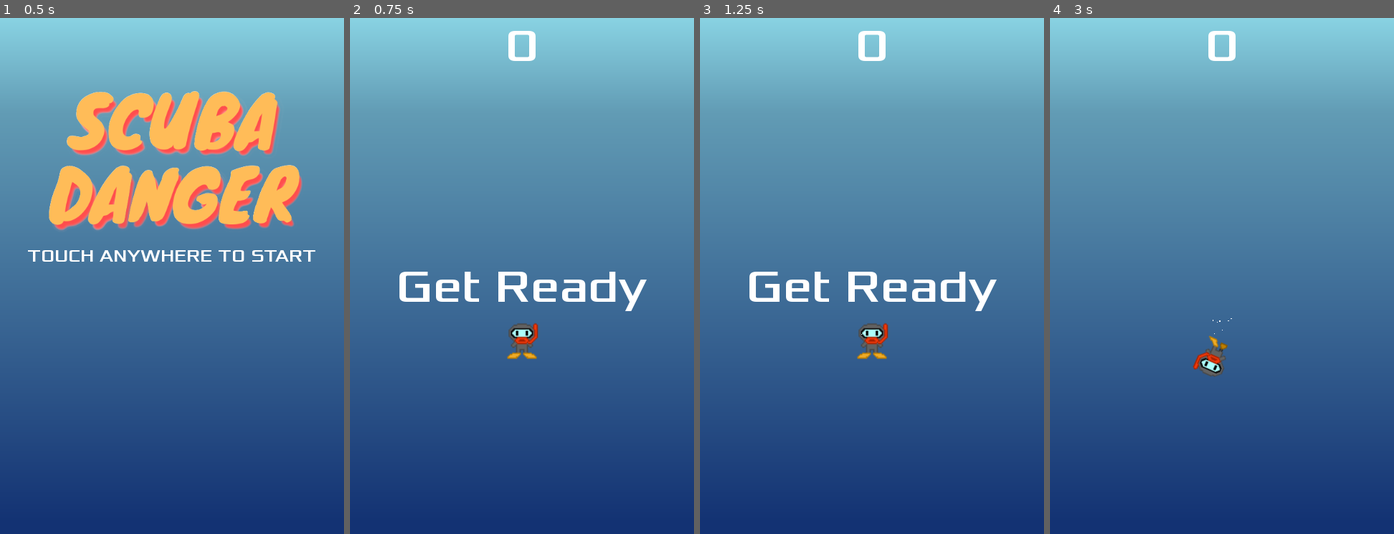
Above: before the commit, frames 1-4 (left to right).
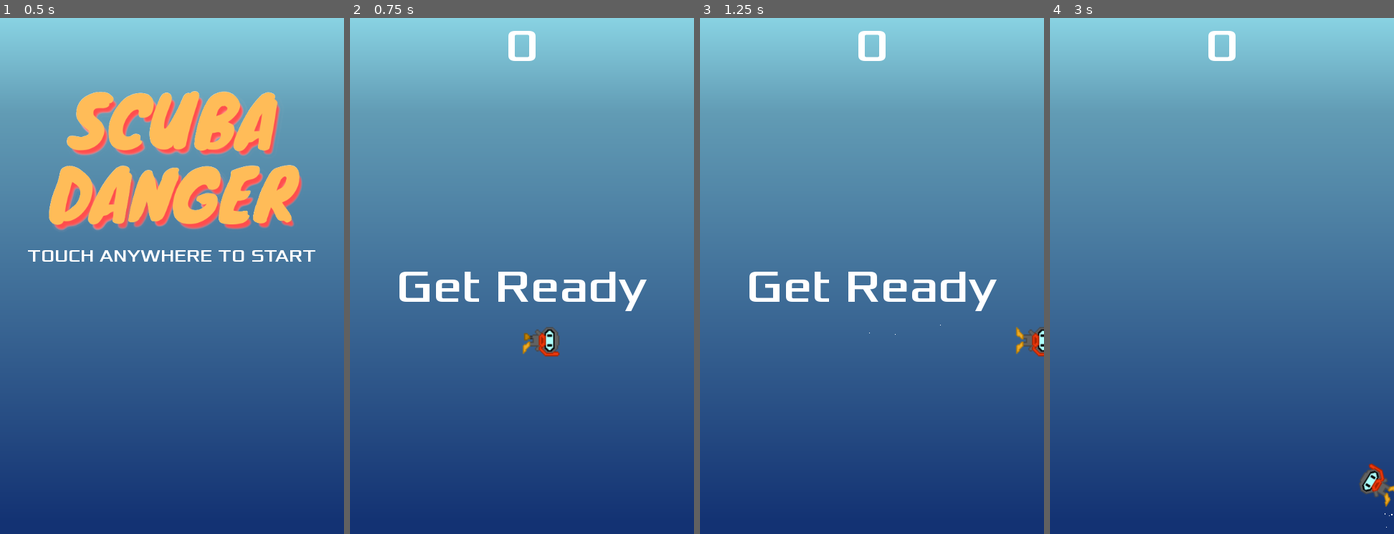
Above: after the commit, the same moments.

Repository: dhAlcojor/dodge
Game: Godot game, scene res://SplashScene.tscn
Same seed, same stepped clock (60 frames per second), same inputs: the game is played once before the commit and once after it.
Inputs (mouse positions are in pixels of both pictures, inside the frame that each line leads up to):
- Up to frame 1 (0.5 s): no input
- Up to frame 2 (0.75 s): tap Enter at 0.5 s; move the mouse to (597, 250) at 0.52 s; hold Right (ui_right) from 0.53 s (still down); click (597, 250) at 0.67 s
- Up to frame 3 (1.25 s): keep holding Right (ui_right)
- Up to frame 4 (3 s): move the mouse to (1153, 301) at 1.27 s; release Right (ui_right) at 1.28 s; hold Down (ui_down) 1.28-2.03 s; move the mouse to (1256, 162) at 2.02 s; hold Right (ui_right) 2.03-2.78 s; move the mouse to (1204, 379) at 2.77 s; hold Up (ui_up) from 2.78 s (still down); click (1204, 379) at 2.92 s

Frame 1 is identical in both runs. In frame 2, 0.8% of the frame differs, in the area x 45-62%, y 59-67%; in frame 3, 0.8%; in frame 4, 0.9%, in the area x 41-100%, y 58-99%.

Commit message:
Support both mouse clicks, screen touch or arrow keys to move the player

Diff:
--- a/Player.gd
+++ b/Player.gd
@@ -4,7 +4,7 @@
 
 export var speed = 400
 var screen_size
-var target = Vector2()
+var target = null
 
 
 # Called when the node enters the scene tree for the first time.
@@ -22,9 +22,22 @@
 func _process(delta):
   var velocity = Vector2()
 
+  if Input.is_action_pressed("ui_right"):
+    velocity.x += 1
+    $AnimatedSprite.rotation = PI / 2
+  if Input.is_action_pressed("ui_left"):
+    velocity.x -= 1
+    $AnimatedSprite.rotation = -PI / 2
+  if Input.is_action_pressed("ui_down"):
+    velocity.y += 1
+    $AnimatedSprite.rotation = PI
+  if Input.is_action_pressed("ui_up"):
+    velocity.y -= 1
+    $AnimatedSprite.rotation = 0
+
   # If the player is far enough from the point in the screen where the user clicked or touched
   # add velocity to the player
-  if position.distance_to(target) > 10:
+  if target != null && position.distance_to(target) > 10:
     velocity = target - position
 
   if velocity.length() > 0:
@@ -39,8 +52,10 @@
 
   if velocity.length() > 0:
     $AnimatedSprite.animation = 'walk'
-    $AnimatedSprite.look_at(target)
-    $AnimatedSprite.rotate(PI / 2)
+
+    if target != null:
+      $AnimatedSprite.look_at(target)
+      $AnimatedSprite.rotate(PI / 2)
   else:
     $AnimatedSprite.animation = 'up'
 
@@ -54,7 +69,7 @@
 # Initialize the player
 func start(pos):
   position = pos
-  target = pos
+  #target = pos
   $AnimatedSprite.rotation_degrees = 0
   show()
   $CollisionShape2D.disabled = false
